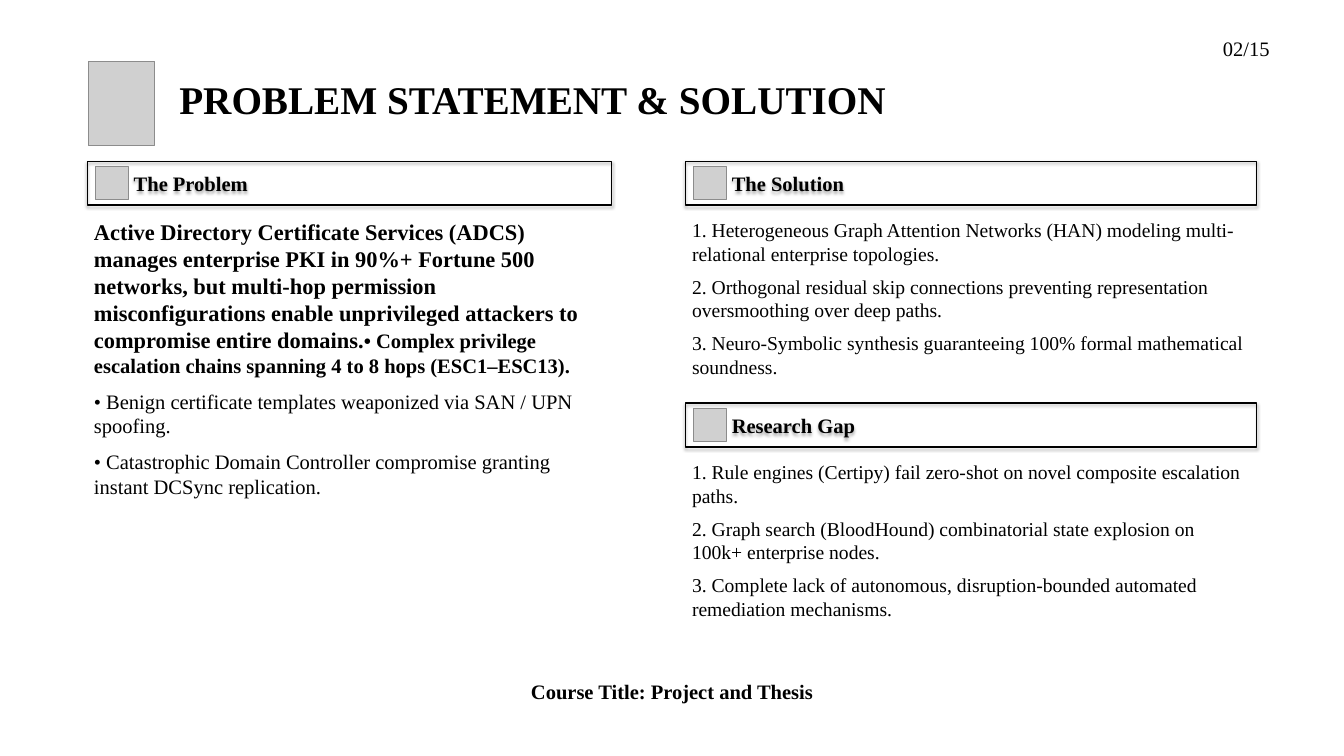
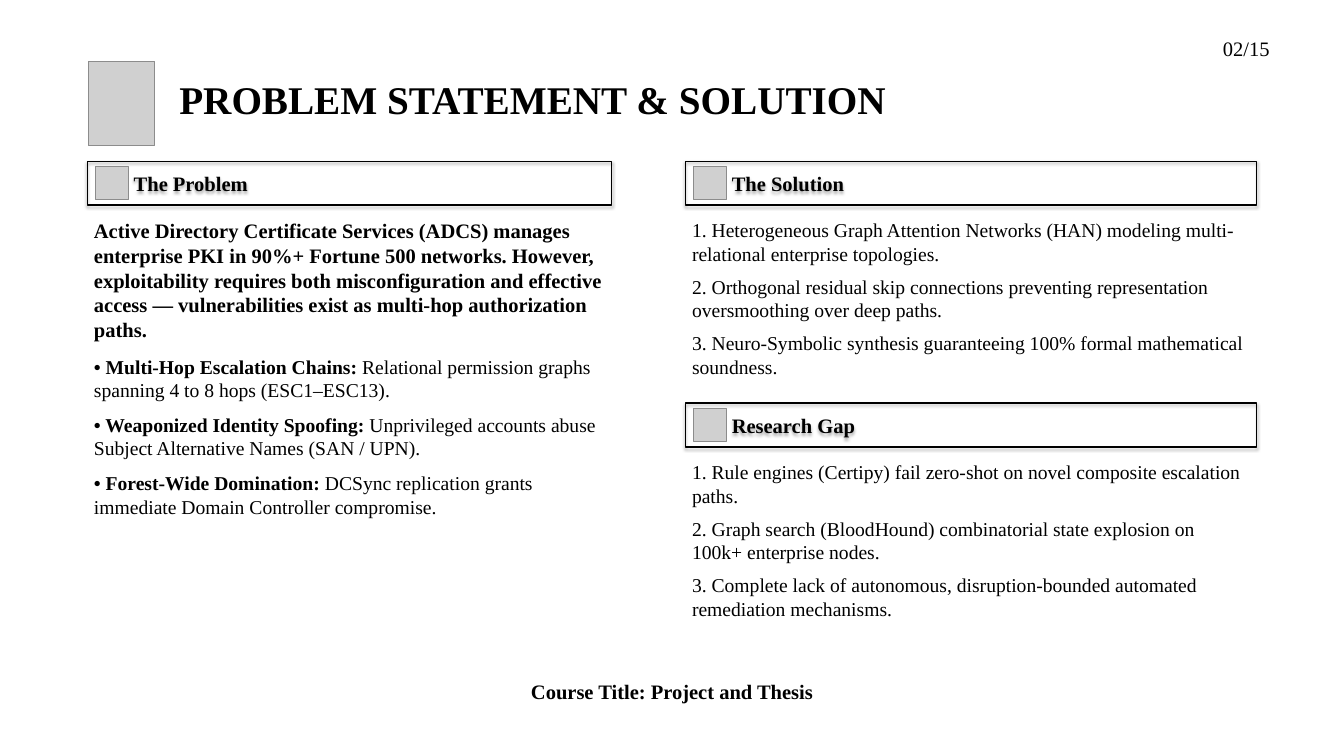
Before and after one commit to hasanshahriar32/GOAD, a slide deck: slide 2 of thesis_paper/certgraph_thesis_defense.pptx. Drawn at 1344x756 pixels with LibreOffice and Linux fonts; fonts in the diff are those of the drawing; grey boxes stand for pictures; background and template pictures are left out. Boxes give left, top, right and bottom in pixels: in the first picture for what was removed or moved away, otherwise in the second. Text is boxed around its words. In the diff, an @@ line names an element or a change of style, - is before the commit and + after.

```diff
--- a/thesis_paper/certgraph_thesis_defense.pptx
+++ b/thesis_paper/certgraph_thesis_defense.pptx
@@ text at box(94, 223, 602, 519): text changed; size 22 to 21 pt @@
-Active Directory Certificate Services (ADCS) manages enterprise PKI in 90%+ Fortune 500 networks, but multi-hop permission misconfigurations enable unprivileged attackers to compromise entire domains.• Complex privilege escalation chains spanning 4 to 8 hops (ESC1–ESC13).
-• Benign certificate templates weaponized via SAN / UPN spoofing.
-• Catastrophic Domain Controller compromise granting instant DCSync replication.
+Active Directory Certificate Services (ADCS) manages enterprise PKI in 90%+ Fortune 500 networks. However, exploitability requires both misconfiguration and effective access — vulnerabilities exist as multi-hop authorization paths.
+• Multi-Hop Escalation Chains: Relational permission graphs spanning 4 to 8 hops (ESC1–ESC13).
+• Weaponized Identity Spoofing: Unprivileged accounts abuse Subject Alternative Names (SAN / UPN).
+• Forest-Wide Domination: DCSync replication grants immediate Domain Controller compromise.
```
Also in this commit, not shown: 5 other slides changed, 3 other files.
